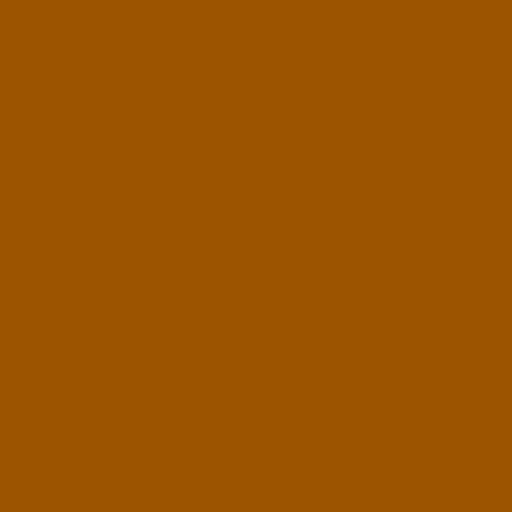
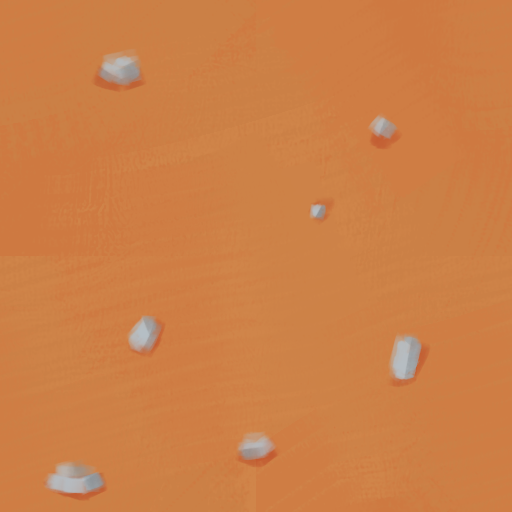
Two versions of the same layered image (512 x 512). Layer-by-layer changes:
added layer "Shadow" above "Vrstva 5" over [63, 50, 433, 499]
added layer "Vrstva 5" above "Vrstva 6" over [42, 48, 422, 496]
added layer "Vrstva 6" (overlay, 28%) above "Vrstva 4" over [41, 64, 454, 502]
added layer "Vrstva 4" (67%) above "Fill" over [0, 0, 512, 512]
painted on "Fill" over [0, 0, 512, 512]
